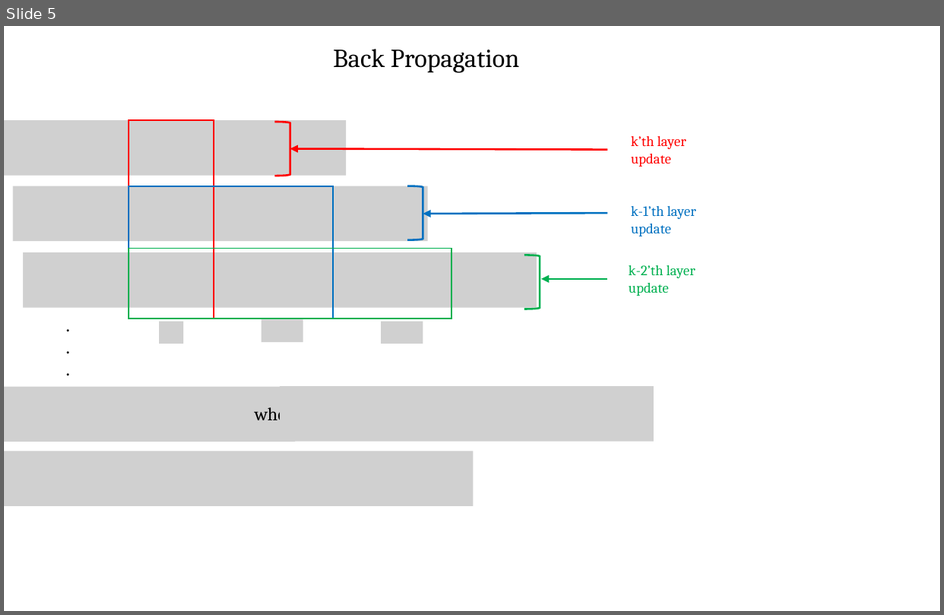
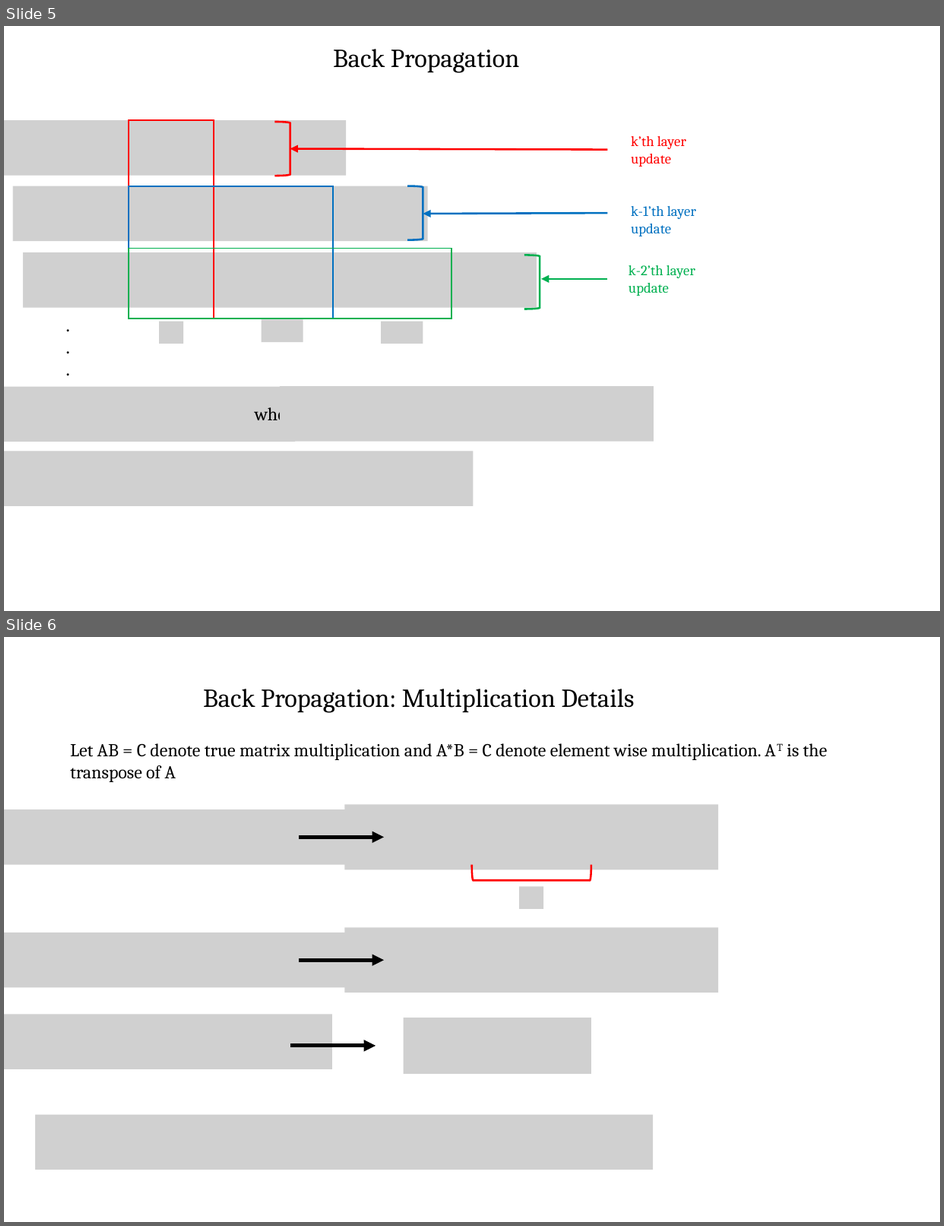
Before and after one commit to MaxMenenberg/CourseraDeepLearning, a slide deck: Course #1 Neural Networks and Deep Learning/Neural Networks/NeuralNetworkModel.pptx. Shown one above the other, each under a label of ours: slide 5 before the commit, slides 5 and 6 after it. The pictures are 944x615 and 944x1226 pixels, drawn with LibreOffice and Linux fonts; fonts in the diff are those of the drawing; grey boxes stand for pictures. Boxes give left, top, right and bottom in pixels: in the first picture for what was removed or moved away, otherwise in the second. Text is boxed around its words. In the diff, an @@ line names an element or a change of style, - is before the commit and + after.

```diff
--- a/Course #1 Neural Networks and Deep Learning/Neural Networks/NeuralNetworkModel.pptx
+++ b/Course #1 Neural Networks and Deep Learning/Neural Networks/NeuralNetworkModel.pptx
@@ slide 6 added at (4, 637, 940, 1222), background #FFFFFF @@
@@ text added at (203, 689, 635, 713), 20 pt, text #000000 @@
+Back Propagation: Multiplication Details
@@ text added at (70, 743, 828, 782), 14 pt, text #000000 @@
+Let AB = C denote true matrix multiplication and A*B = C denote element wise multiplication. AT is the
+transpose of A
@@ picture added at (4, 810, 356, 864) @@
@@ picture added at (344, 805, 718, 870) @@
@@ arrow added from (299, 838) to (384, 838), #000000 3 pt @@
@@ right bracket added at (471, 865, 591, 881), outline #FF0000 1.5 pt @@
@@ picture added at (520, 887, 544, 910) @@
@@ picture added at (4, 933, 356, 988) @@
@@ picture added at (344, 927, 718, 993) @@
@@ arrow added from (299, 960) to (384, 960), #000000 3 pt @@
@@ picture added at (4, 1014, 332, 1069) @@
@@ picture added at (404, 1018, 592, 1074) @@
@@ arrow added from (291, 1046) to (376, 1046), #000000 3 pt @@
@@ picture added at (35, 1114, 653, 1170) @@
```
Also in this commit, not shown: 1 slide removed, 3 other files.
